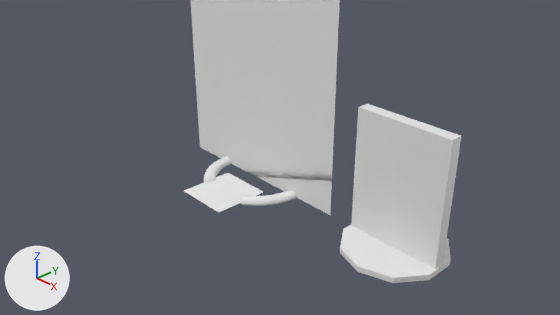
The Blender file round/tt3.blend, before and after one commit.
The view is the same before and after, from the file's camera 'Camera'. The lights are fixed; the arrows at lower left show +X, +Y and +Z.

The first picture shows '0BASE', '0BASE_ICON', '0FRONT', '1BACK', 'Cube', 'Cylinder', 'green', 'red'.
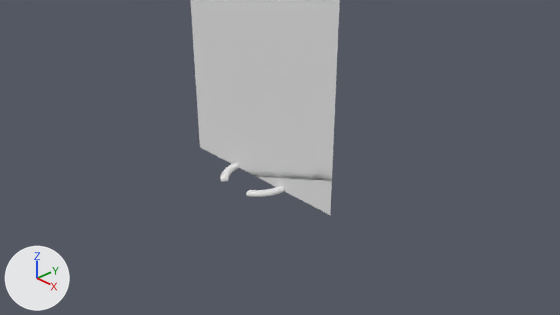
Where the change shows, as pixel boxes (x1, y1, x2, y2) in the pictures (560 x 315 px):
```json
{"object": "0FRONT", "change": "moved", "before": [191, 0, 340, 187], "after": [191, 0, 340, 186]}
{"object": "Cube", "change": "deleted", "before": [351, 104, 461, 269]}
{"object": "Cylinder", "change": "deleted", "before": [340, 225, 451, 283]}
{"object": "0BASE_ICON", "change": "deleted", "before": [184, 173, 263, 212]}
{"object": "1BACK", "change": "moved", "before": [251, 167, 332, 215], "after": [244, 168, 332, 215]}
{"object": "0BASE", "change": "reshaped, rescaled", "before": [205, 157, 297, 206], "after": [220, 163, 285, 197], "on screen": "29% narrower, 30% shorter"}
{"object": "red", "change": "deleted", "before": [241, 195, 255, 206]}
{"object": "green", "change": "deleted", "before": [204, 172, 216, 182]}
{"part": 1, "of": "me_cylinder_006", "change": "added", "after": [246, 190, 256, 197]}
```

Scene script edits in JSON lines:
```json
{"block": "me_cylinder_006", "where": "# used by ob_0base; location = (0.0, 0.0, 0.0)"}
{"op": "remove", "block": "me_cylinder_006", "code": "me_cylinder_006.from_pydata(...)  # 232 vertices, 264 faces; spans x -1.0..1.0, y -0.71..1.0, z 0.0..0.1"}
{"op": "add", "block": "me_cylinder_006", "code": "me_cylinder_006.from_pydata(...)  # 336 vertices, 350 faces; spans x -1.0..1.0, y -0.84..1.0, z 0.0..0.1"}
{"block": "me_cylinder_006", "change": "me_cylinder_006 part 1: a new loose piece of 40 vertices spanning x 0.41..0.71, y -0.84..-0.55, z 0.0..0.1, in mat_base (its picture is missing)"}
{"op": "remove", "block": "ob_cube", "code": ["ob_cube = bpy.data.objects.new('Cube', me_cube)", "ob_cube.location = (3.09, 0.0, 1.09)", "ob_cube.scale = (0.776, 0.1, 1.0)"]}
{"op": "remove", "block": "ob_cylinder", "code": ["ob_cylinder = bpy.data.objects.new('Cylinder', me_cylinder_007)", "ob_cylinder.location = (3.09, 0.0, 1.0)", "ob_cylinder.scale = (0.84, 0.84, 1.0)"]}
{"op": "set", "path": "ob_0base.scale", "old": "(1.0, 1.0, 1.0)", "new": "(0.698, 0.698, 0.698)"}
{"op": "remove", "block": "ob_red", "code": ["ob_red = bpy.data.objects.new('red', me_cylinder_002)", "ob_red.parent = ob_0base", "ob_red.location = (0.0, 0.0, 0.0)"]}
{"op": "remove", "block": "ob_green", "code": ["ob_green = bpy.data.objects.new('green', me_cylinder_001)", "ob_green.parent = ob_0base", "ob_green.location = (0.0, 0.0, 0.0)"]}
{"op": "add", "block": "ob_1back", "code": "ob_1back.matrix_parent_inverse = Matrix(((1.434, 0.0, 0.0, 0.0), (0.0, 1.434, 0.0, 0.0), (0.0, 0.0, 1.434, 0.0), (0.0, 0.0, 0.0, 1.0)))"}
{"op": "add", "block": "ob_0front", "code": "ob_0front.matrix_parent_inverse = Matrix(((1.434, 0.0, 0.0, 0.0), (0.0, 1.434, 0.0, 0.0), (0.0, 0.0, 1.434, 0.0), (0.0, 0.0, 0.0, 1.0)))"}
{"op": "remove", "block": "ob_0base_icon", "code": ["ob_0base_icon = bpy.data.objects.new('0BASE_ICON', me_cylinder_005)", "ob_0base_icon.parent = ob_0base", "ob_0base_icon.location = (0.0, -0.813, 0.03)", "ob_0base_icon.rotation_euler = (0.0, 0.0, 4.712)  # degrees (0, 0, 270)", "ob_0base_icon.scale = (2.51, 2.51, 2.51)"]}
```
